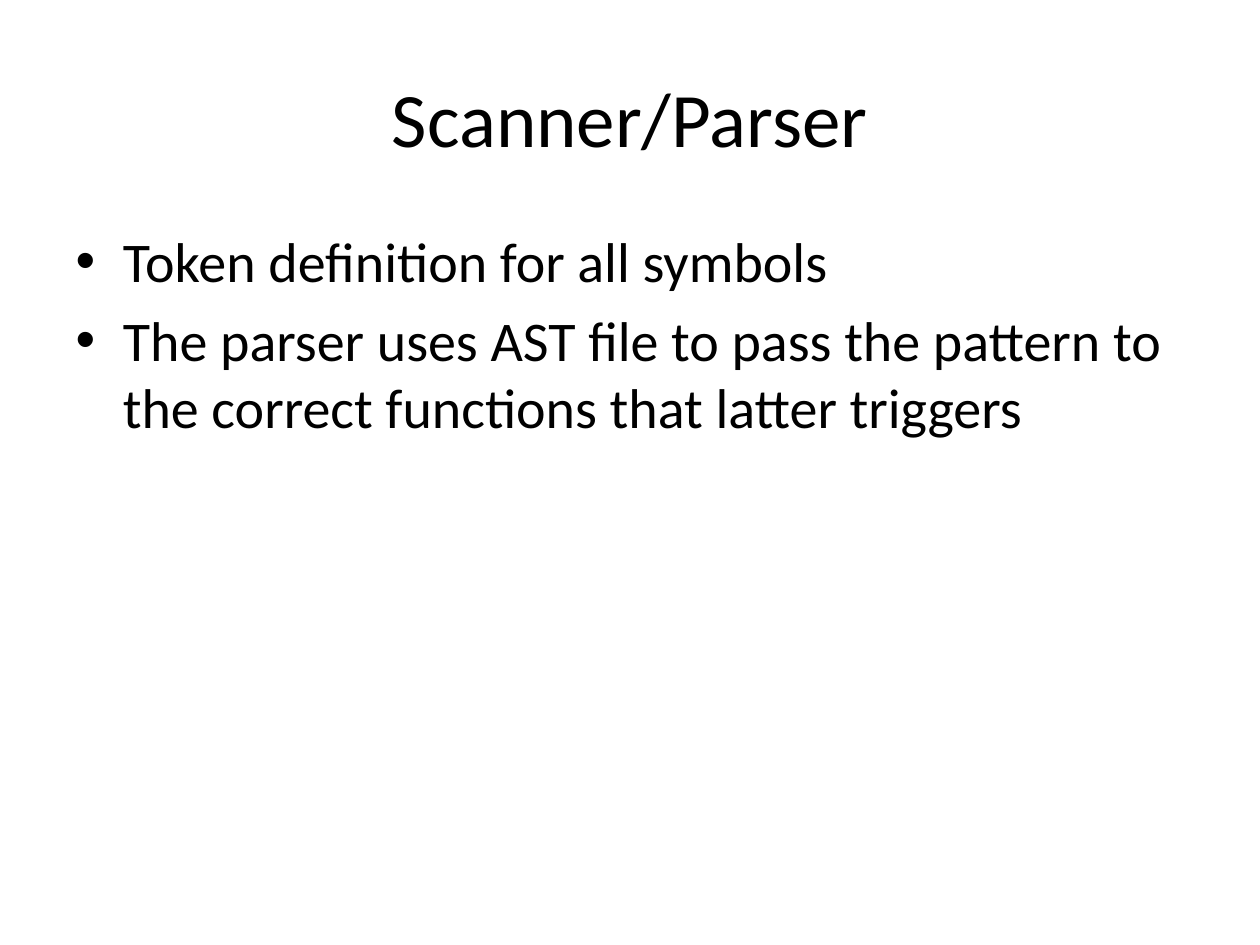
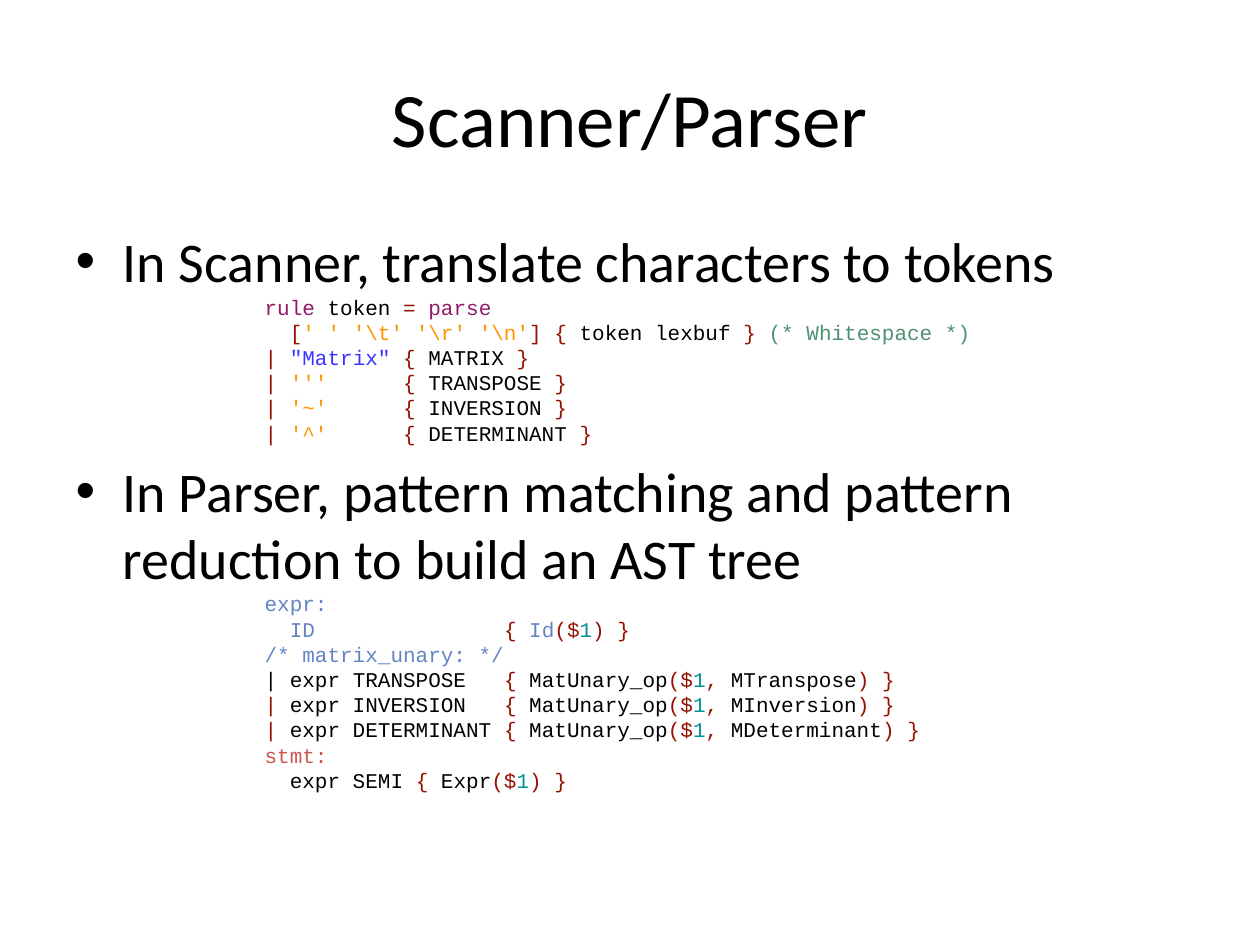
Before and after one commit to liufei11111/w4115PLT, a slide deck: slide 11 of src/project/demo/PLTFinalPresentation.pptx. Drawn at 1260x945 pixels with LibreOffice and Linux fonts; fonts in the diff are those of the drawing. Boxes give left, top, right and bottom in pixels: in the first picture for what was removed or moved away, otherwise in the second. Text is boxed around its words. In the diff, an @@ line names an element or a change of style, - is before the commit and + after.

```diff
--- a/src/project/demo/PLTFinalPresentation.pptx
+++ b/src/project/demo/PLTFinalPresentation.pptx
@@ text at bbox=[123, 243, 1055, 793]: text changed; size 32 to 12 pt; font Calibri to Courier New @@
-• Token definition for all symbols
-• The parser uses AST file to pass the pattern to the correct functions that latter triggers
+• In Scanner, translate characters to tokens
+rule token = parse
+[' ' '\t' '\r' '\n'] { token lexbuf } (* Whitespace *)
+| "Matrix" { MATRIX }
+| ''' { TRANSPOSE }
+| '~' { INVERSION }
+| '^' { DETERMINANT }
+• In Parser, pattern matching and pattern reduction to build an AST tree
+expr:
+ID { Id($1) }
+/* matrix_unary: */
+| expr TRANSPOSE { MatUnary_op($1, MTranspose) }
+| expr INVERSION { MatUnary_op($1, MInversion) }
+| expr DETERMINANT { MatUnary_op($1, MDeterminant) }
+stmt:
+expr SEMI { Expr($1) }
```
Also in this commit, not shown: 1 other slide changed, 3 other files.
